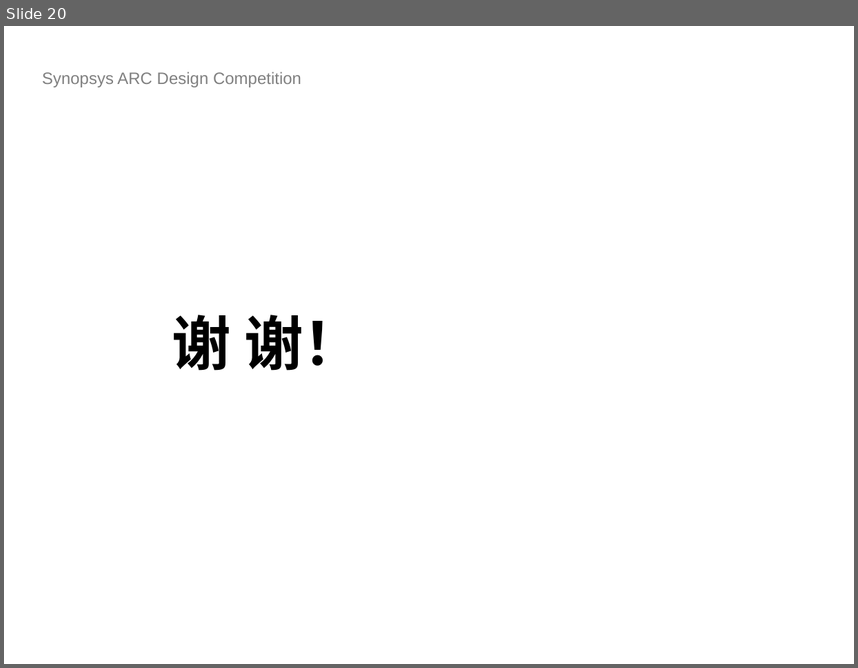
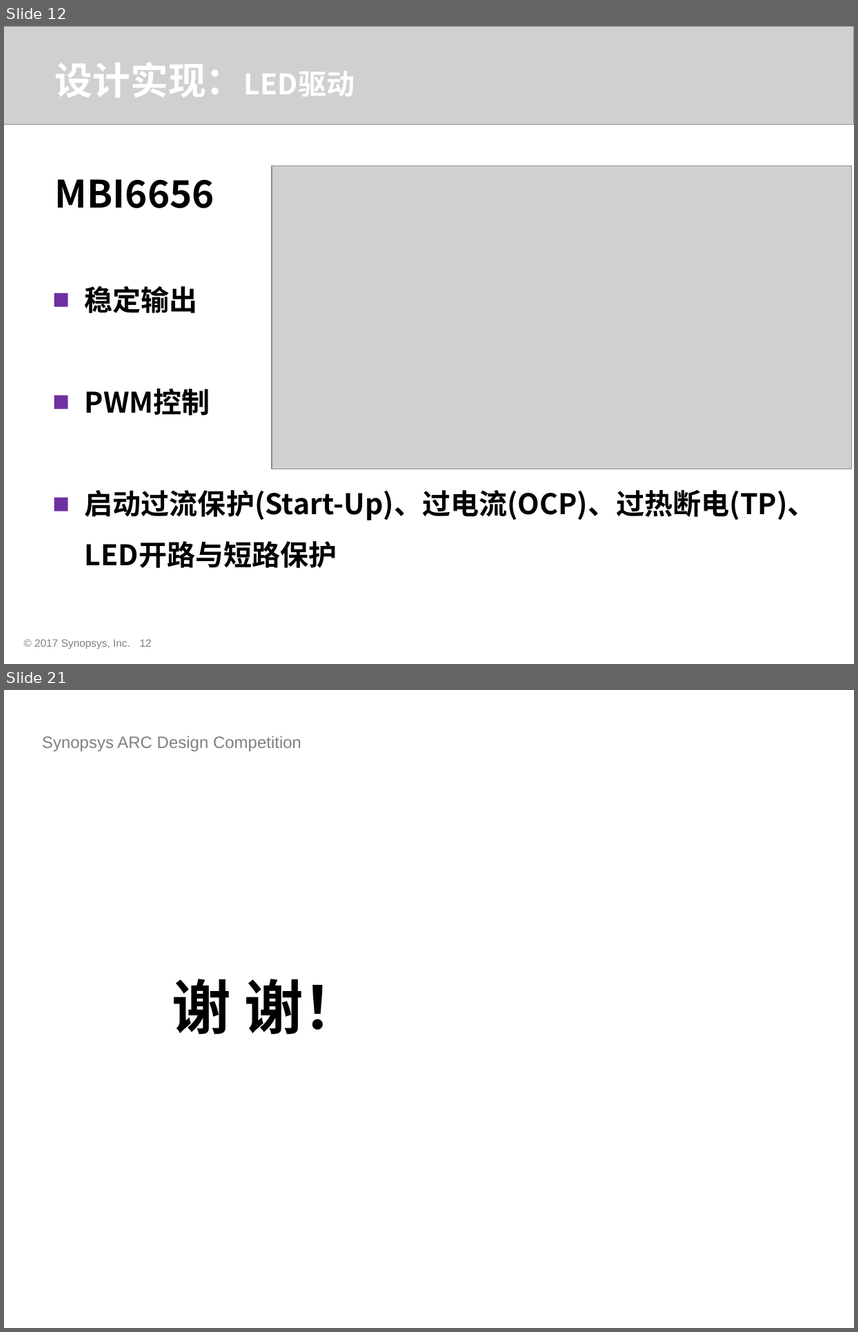
Before and after one commit to foss-for-synopsys-dwc-arc-processors/embarc_applications, a slide deck: arc_design_contest/2018/HUST_SmartLamp/doc/ICC312UP.pptx. Shown one above the other, each under a label of ours: slide 20 before the commit, slides 12 and 21 after it; the slides between them are not shown. The pictures are 858x668 and 858x1332 pixels, drawn with LibreOffice and Linux fonts; fonts in the diff are those of the drawing; grey boxes stand for pictures; background and template pictures are left out. Boxes give left, top, right and bottom in pixels: in the first picture for what was removed or moved away, otherwise in the second. Text is boxed around its words. In the diff, an @@ line names an element or a change of style, - is before the commit and + after.

```diff
--- a/arc_design_contest/2018/HUST_SmartLamp/doc/ICC312UP.pptx
+++ b/arc_design_contest/2018/HUST_SmartLamp/doc/ICC312UP.pptx
@@ slide 12 added at [4,26,854,664], background #FFFFFF @@
@@ picture added at [4,26,854,125] @@
@@ text added at [55,62,355,98], 32 pt, text #FFFFFF, bold @@
+设计实现：LED驱动
@@ picture added at [272,165,851,468] @@
@@ text added at [55,179,214,208], 32 pt, text #000000, bold @@
+MBI6656
@@ text added at [85,285,816,568], 24 pt, text #000000, bold @@
+■ 稳定输出
+■ PWM控制
+■ 启动过流保护(Start-Up)、过电流(OCP)、过热断电(TP)、LED开路与短路保护
@@ text added at [34,639,130,648], 9 pt, text #808080 @@
+© 2017 Synopsys, Inc.
@@ page number added at [140,639,152,646], 9 pt, text #808080 @@
+12
@@ what was slide 20 is now slide 21 @@
```
Also in this commit, not shown: 6 slides changed, 13 other slides added, 13 slides removed.
